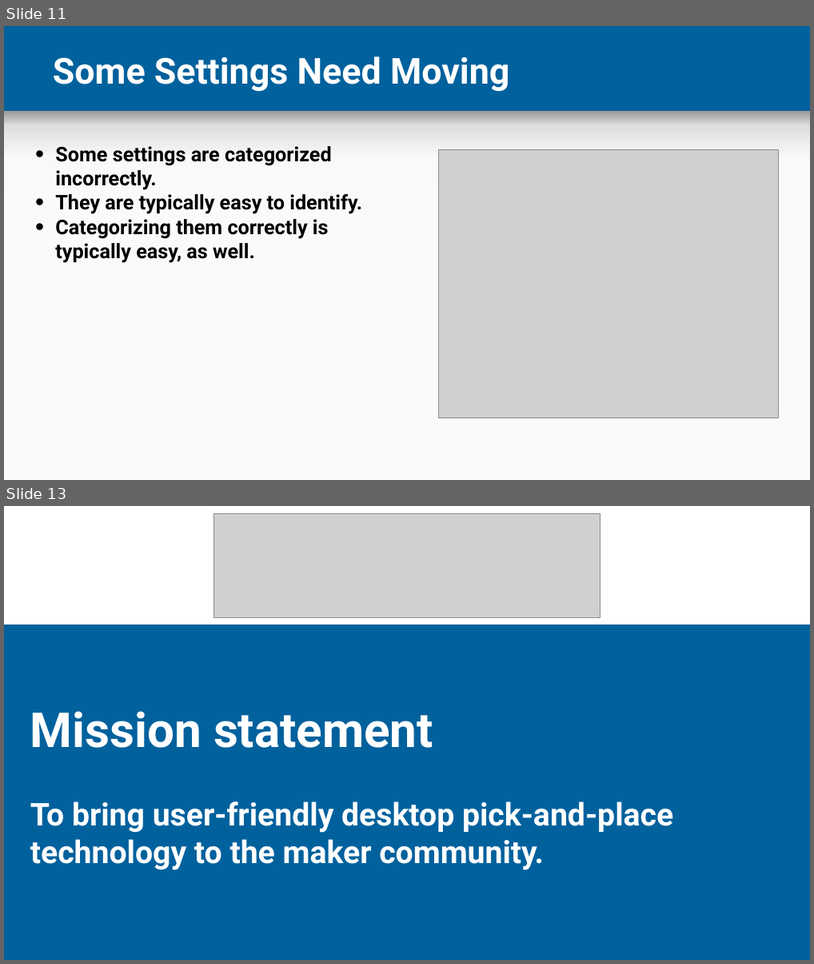
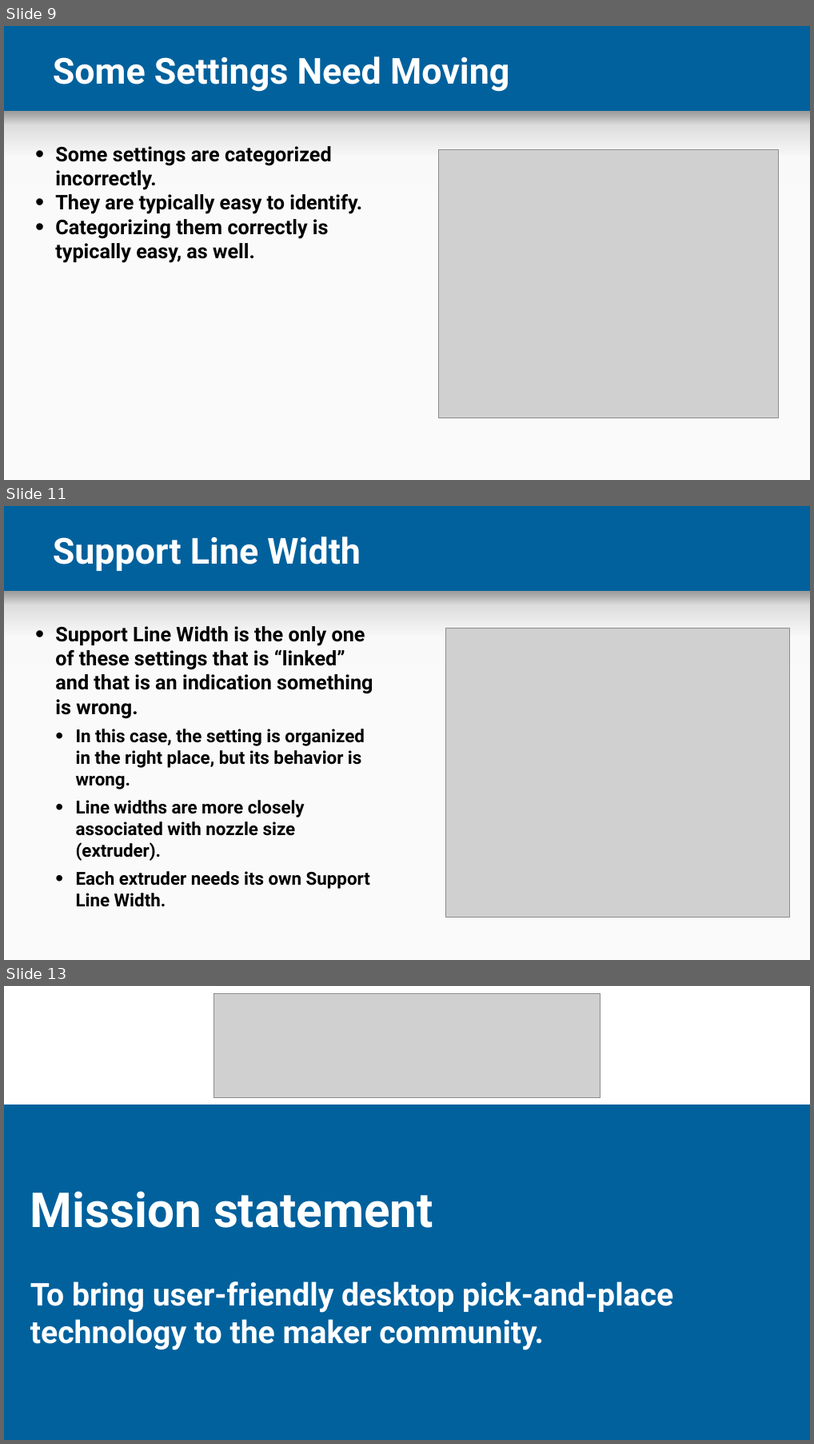
Before and after one commit to lendres/Cura-UI-Example, a slide deck: Documentation and Notes/Cura Profiles.pptx. Shown one above the other, each under a label of ours: slides 11 and 13 before the commit, slides 9, 11 and 13 after it; the slides between them are not shown. The pictures are 814x964 and 814x1444 pixels, drawn with LibreOffice and Linux fonts; fonts in the diff are those of the drawing; grey boxes stand for pictures. Boxes give left, top, right and bottom in pixels: in the first picture for what was removed or moved away, otherwise in the second. Text is boxed around its words. In the diff, an @@ line names an element or a change of style, - is before the commit and + after.

```diff
--- a/Documentation and Notes/Cura Profiles.pptx
+++ b/Documentation and Notes/Cura Profiles.pptx
@@ slide 11 added at (x1=4, y1=506, x2=810, y2=960), background #00619D; not listed: 2 template elements that a slide beside it also shows @@
@@ title added at (x1=53, y1=536, x2=360, y2=571), 32 pt, text #FFFFFF, bold @@
+Support Line Width
@@ text added at (x1=55, y1=626, x2=373, y2=907), 16 pt, text #000000, bold @@
+• Support Line Width is the only one of these settings that is “linked” and that is an indication something is wrong.
+  • In this case, the setting is organized in the right place, but its behavior is wrong.
+  • Line widths are more closely associated with nozzle size (extruder).
+  • Each extruder needs its own Support Line Width.
@@ picture added at (x1=446, y1=628, x2=790, y2=917) @@
@@ what was slide 11 is now slide 9 @@
```
Also in this commit, not shown: 1 slide changed, 2 other slides added, 3 slides removed, 38 other files.
